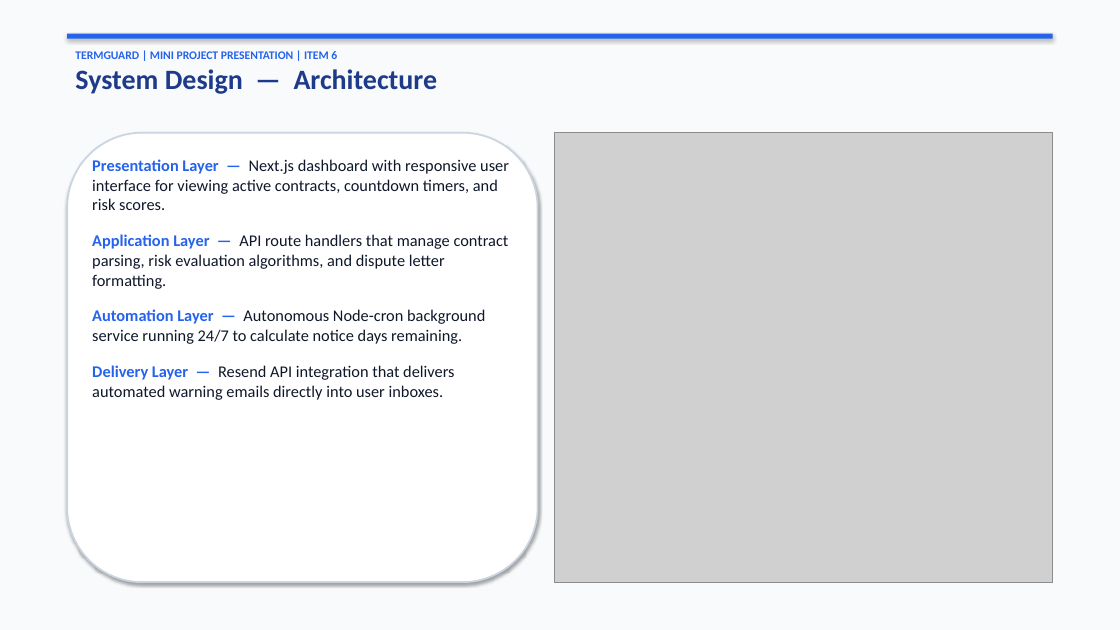
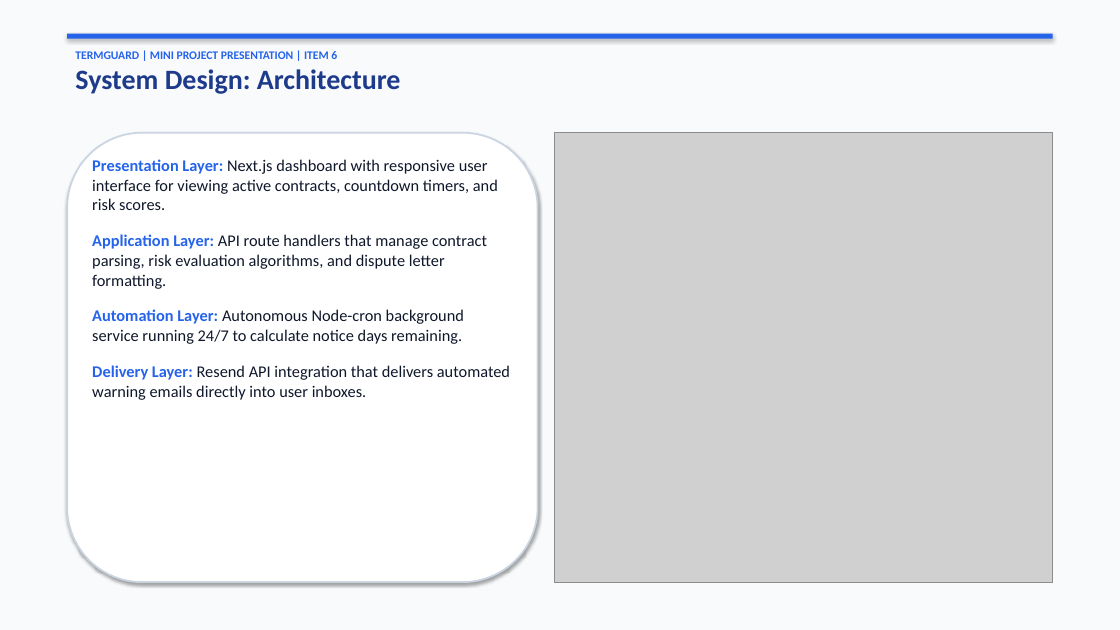
Before and after one commit to laxmiharshithrebally-a11y/TermGuard, a slide deck: slide 8 of TermGuard_Mini_Project_Presentation.pptx. Drawn at 1120x630 pixels with LibreOffice and Linux fonts; fonts in the diff are those of the drawing; grey boxes stand for pictures. Boxes give left, top, right and bottom in pixels: in the first picture for what was removed or moved away, otherwise in the second. Text is boxed around its words. In the diff, an @@ line names an element or a change of style, - is before the commit and + after.

```diff
--- a/TermGuard_Mini_Project_Presentation.pptx
+++ b/TermGuard_Mini_Project_Presentation.pptx
@@ text at bbox=[75, 69, 401, 94]: text changed @@
-System Design — Architecture
+System Design: Architecture
@@ text at bbox=[92, 159, 510, 400]: text changed @@
-Presentation Layer — Next.js dashboard with responsive user interface for viewing active contracts, countdown timers, and risk scores.
-Application Layer — API route handlers that manage contract parsing, risk evaluation algorithms, and dispute letter formatting.
-Automation Layer — Autonomous Node-cron background service running 24/7 to calculate notice days remaining.
-Delivery Layer — Resend API integration that delivers automated warning emails directly into user inboxes.
+Presentation Layer: Next.js dashboard with responsive user interface for viewing active contracts, countdown timers, and risk scores.
+Application Layer: API route handlers that manage contract parsing, risk evaluation algorithms, and dispute letter formatting.
+Automation Layer: Autonomous Node-cron background service running 24/7 to calculate notice days remaining.
+Delivery Layer: Resend API integration that delivers automated warning emails directly into user inboxes.
```
Also in this commit, not shown: 13 other slides changed, 1 other file.
